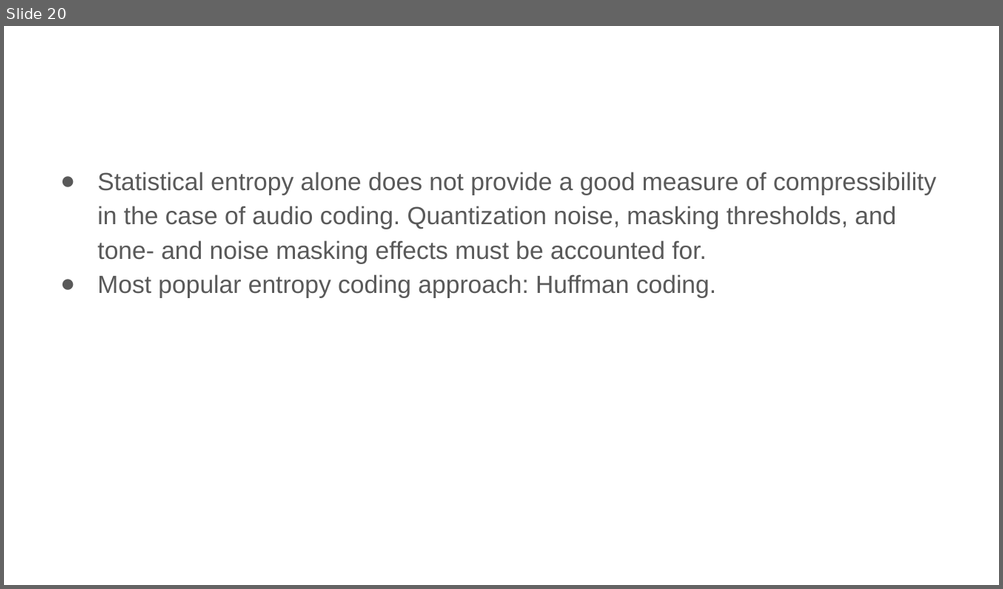
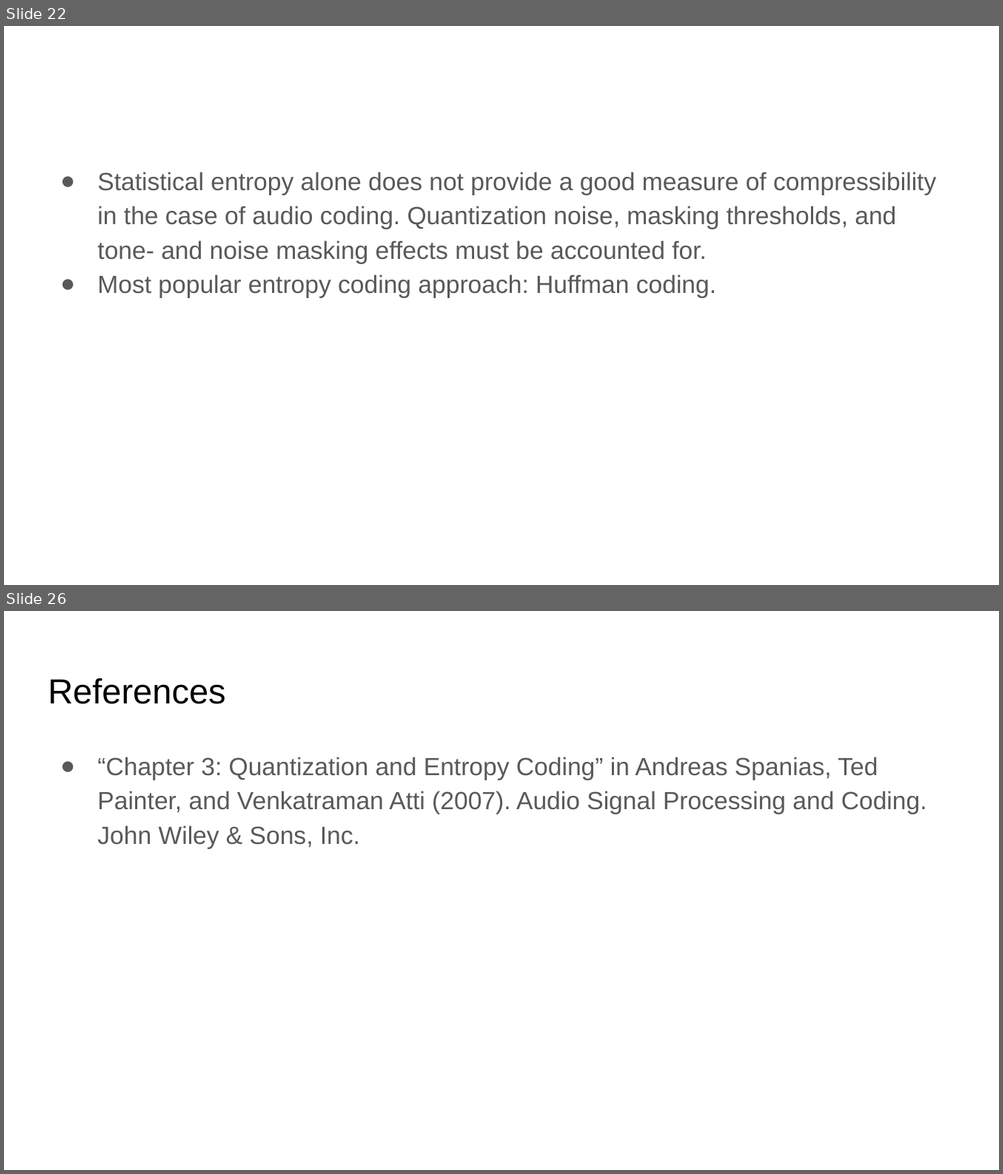
Before and after one commit to xserra/audio-coding-materials, a slide deck: lectures/2. Quantization and _entropy coding.pptx. Shown one above the other, each under a label of ours: slide 20 before the commit, slides 22 and 26 after it; the slides between them are not shown. The pictures are 1003x589 and 1003x1174 pixels, drawn with LibreOffice and Linux fonts; fonts in the diff are those of the drawing. Boxes give left, top, right and bottom in pixels: in the first picture for what was removed or moved away, otherwise in the second. Text is boxed around its words. In the diff, an @@ line names an element or a change of style, - is before the commit and + after.

```diff
--- a/lectures/2. Quantization and _entropy coding.pptx
+++ b/lectures/2. Quantization and _entropy coding.pptx
@@ slide 26 added at [4,611,999,1170], background #FFFFFF @@
@@ title added at [48,678,225,704], 25.2 pt, text #000000 @@
+References
@@ text added at [97,757,927,849], 18 pt, text #595959 @@
+● “Chapter 3: Quantization and Entropy Coding” in Andreas Spanias, Ted Painter, and Venkatraman Atti (2007). Audio Signal Processing and Coding. John Wiley & Sons, Inc.
@@ what was slide 20 is now slide 22 @@
```
Also in this commit, not shown: 12 slides changed, 3 other slides added, 1 slide removed.
